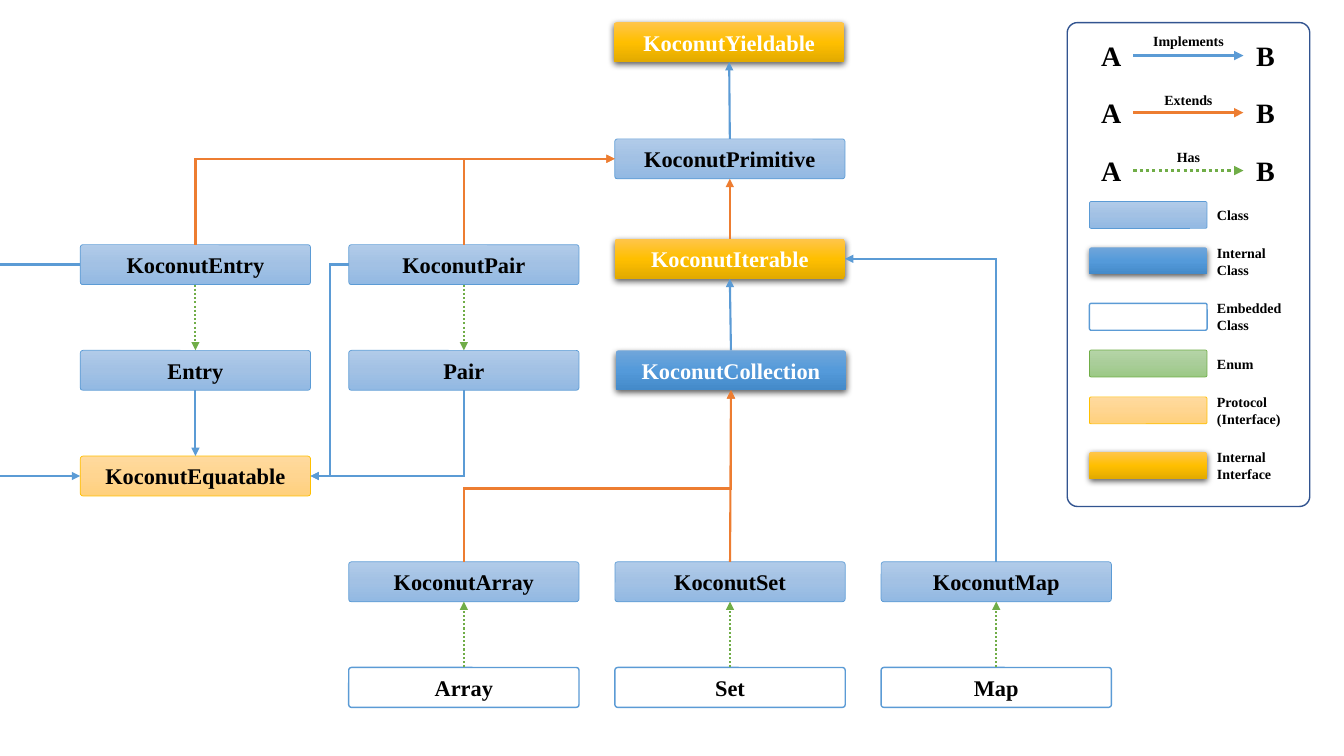
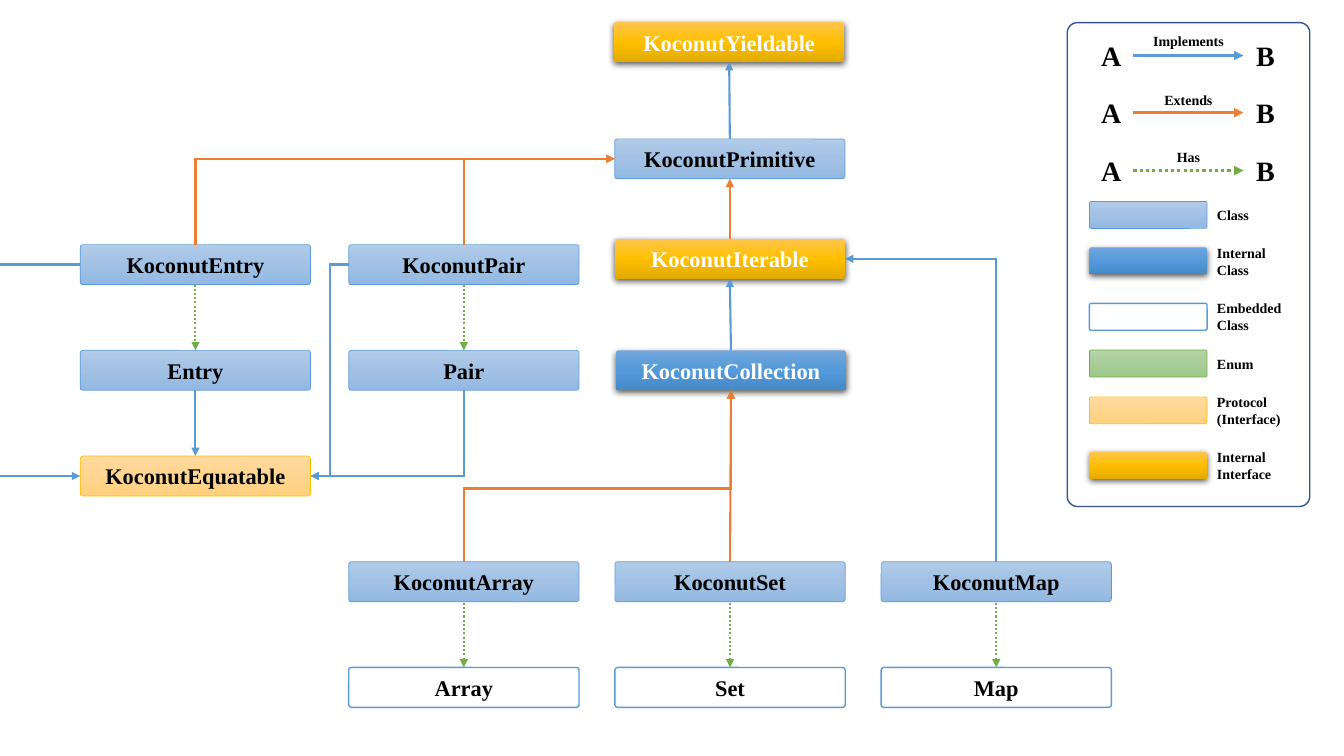
Before and after one commit to ApexCaptain/Koconut, a slide deck: slide 1 of ReadMeRes/ImageFactory.pptx. Drawn at 1344x756 pixels with LibreOffice and Linux fonts; fonts in the diff are those of the drawing. Boxes give left, top, right and bottom in pixels: in the first picture for what was removed or moved away, otherwise in the second. Text is boxed around its words. In the diff, an @@ line names an element or a change of style, - is before the commit and + after.

```diff
--- a/ReadMeRes/ImageFactory.pptx
+++ b/ReadMeRes/ImageFactory.pptx
@@ arrow (464, 667) - (464, 602): arrowheads changed @@
@@ arrow (730, 667) - (730, 602): arrowheads changed @@
@@ arrow (996, 667) - (996, 602): arrowheads changed @@
```
Also in this commit, not shown: 2 other files.
